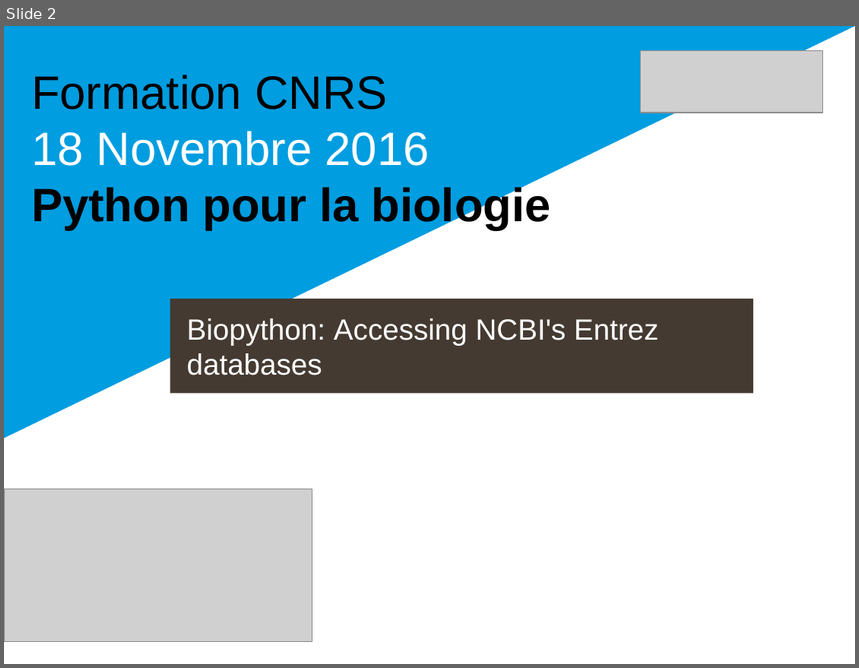
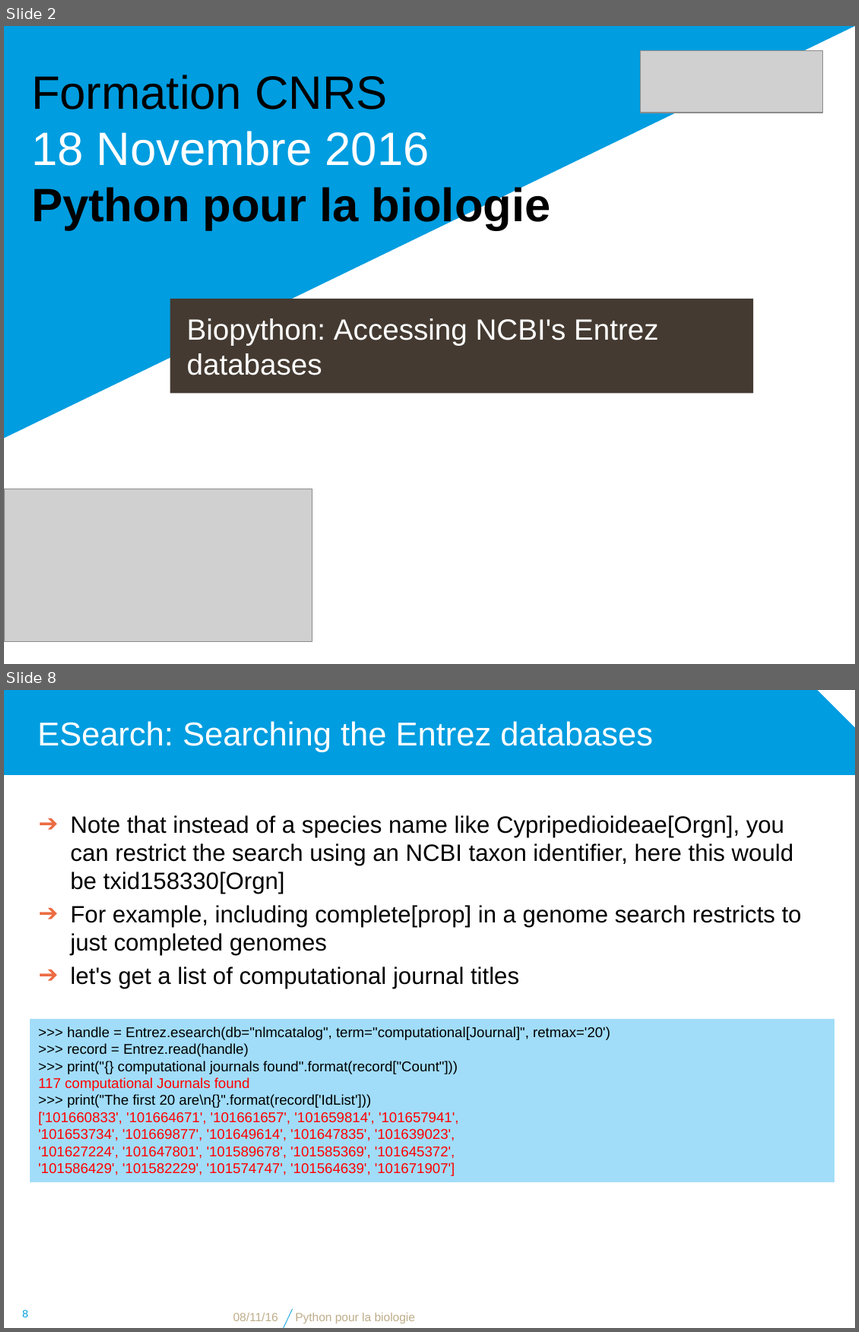
Before and after one commit to bdartigues/python_cnrs_formation, a slide deck: slides/python_biopython_NCBI.pptx. Shown one above the other, each under a label of ours: slide 2 before the commit, slides 2 and 8 after it; the slides between them are not shown. The pictures are 859x668 and 859x1332 pixels, drawn with LibreOffice and Linux fonts; fonts in the diff are those of the drawing; grey boxes stand for pictures; background and template pictures are left out. Boxes give left, top, right and bottom in pixels: in the first picture for what was removed or moved away, otherwise in the second. Text is boxed around its words. In the diff, an @@ line names an element or a change of style, - is before the commit and + after.

```diff
--- a/slides/python_biopython_NCBI.pptx
+++ b/slides/python_biopython_NCBI.pptx
@@ slide 8 added at <box>4,690,855,1328</box>, background #FFFFFF @@
@@ snip rect added at <box>4,690,855,775</box>, fill #009DE0 @@
@@ title added at <box>37,721,653,752</box>, 28 pt, text #FFFFFF @@
+ESearch: Searching the Entrez databases
@@ text added at <box>70,815,802,989</box>, 20 pt, text #000000 @@
+➔ Note that instead of a species name like Cypripedioideae[Orgn], you can restrict the search using an NCBI taxon identifier, here this would be txid158330[Orgn]
+➔ For example, including complete[prop] in a genome search restricts to just completed genomes
+➔ let's get a list of computational journal titles
@@ rectangle added at <box>31,1019,835,1182</box>, fill #A1DDF9, 12 pt, text #FF0000 @@
+>>> handle = Entrez.esearch(db="nlmcatalog", term="computational[Journal]", retmax='20')
+>>> record = Entrez.read(handle)
+>>> print("{} computational journals found".format(record["Count"]))
+117 computational Journals found
+>>> print("The first 20 are\n{}".format(record['IdList']))
+['101660833', '101664671', '101661657', '101659814', '101657941',
+'101653734', '101669877', '101649614', '101647835', '101639023',
+'101627224', '101647801', '101589678', '101585369', '101645372',
+'101586429', '101582229', '101574747', '101564639', '101671907']
@@ page number added at <box>22,1310,28,1318</box>, 9 pt, text #009DE0 @@
+8
@@ text added at <box>234,1313,278,1322</box>, 10 pt, text #BEAD8A @@
+08/11/16
@@ line added from (283, 1328) to (293, 1309), #009DE0 0.5 pt @@
@@ text added at <box>295,1313,415,1324</box>, 10 pt, text #BEAD8A @@
+Python pour la biologie
```
Also in this commit, not shown: 4 slides changed, 12 other slides added, 7 other files.
